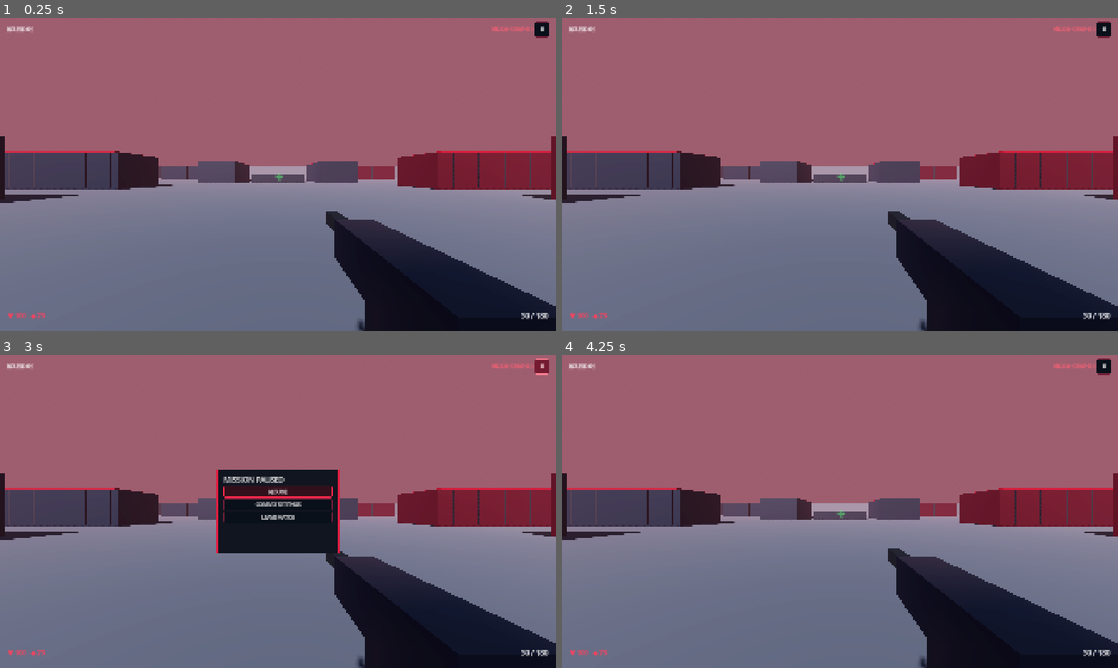
Above: before the commit, frames 1-4 (two rows, left to right).
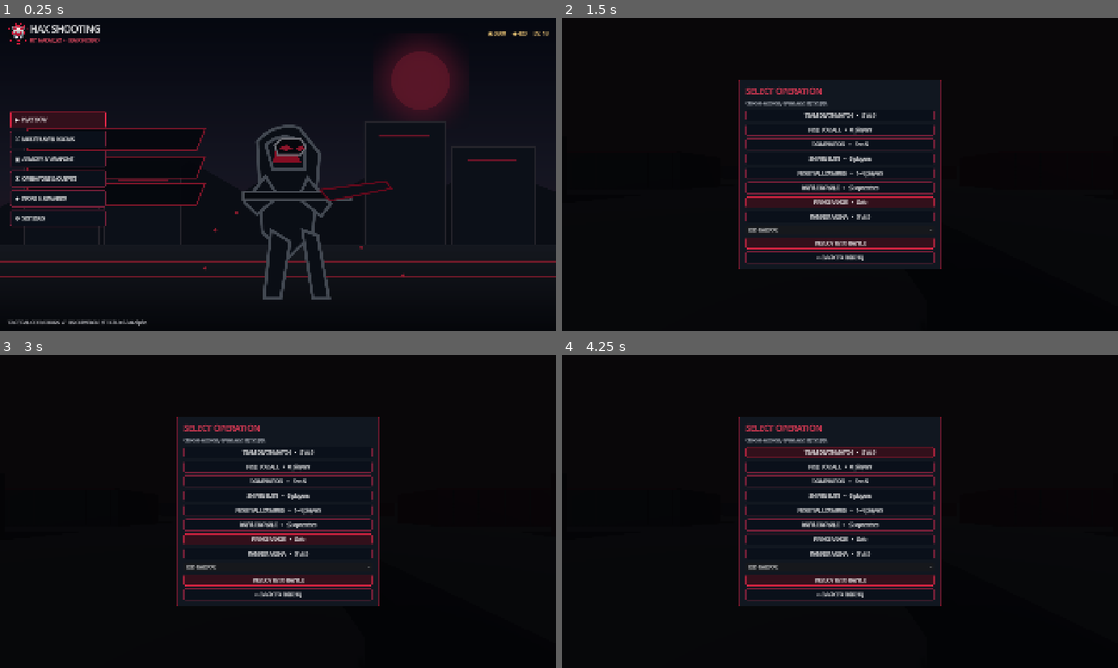
Above: after the commit, the same moments.

Repository: Nacer-22/Nacer_22
Game: Godot game, scene res://scenes/main.tscn
The game is run twice, just before and just after one commit, with the same random seed, the same clock (stepped at 60 frames per second) and the same inputs.
Inputs (mouse positions are in pixels of both pictures, inside the frame that each line leads up to):
- Up to frame 1 (0.25 s): no input
- Up to frame 2 (1.5 s): click (617, 118) at 0.5 s, where only the run after the commit has a clickable "▶ PLAY NOW"; click (840, 202) at 1.25 s, where only the run after the commit has a clickable "FIRING RANGE • Solo"
- Up to frame 3 (3 s): click (278, 539) at 2 s, where only the run after the commit has a clickable "FIRING RANGE • Solo"; click (544, 367) at 2.75 s, where only the run before the commit has a clickable "Ⅱ"
- Up to frame 4 (4.25 s): click "LEAVE MATCH" (after the commit: "TEAM DEATHMATCH • 5 vs 5") at 3.5 s

The runs differ from the first frame. In frame 1, 93% of the frame differs, in the area x 0-100%, y 0-100%; in frame 2, 96%; in frame 3, 93%; in frame 4, 96%.

Commit message:
Fix returning to main menu without replacing it with HUD

Diff:
--- a/HAX_SHOOTING_NATIVE/scripts/ui/game_ui.gd
+++ b/HAX_SHOOTING_NATIVE/scripts/ui/game_ui.gd
@@ -387,8 +387,10 @@
         _room_status.text = message
 
 func show_main_menu() -> void:
+    if is_instance_valid(_hud):
+        _hud.queue_free()
+        _hud = null
     _build_main_menu()
-    show_game_hud(false)
 
 func show_game_hud(show_mobile := true) -> void:
     _clear_page()
